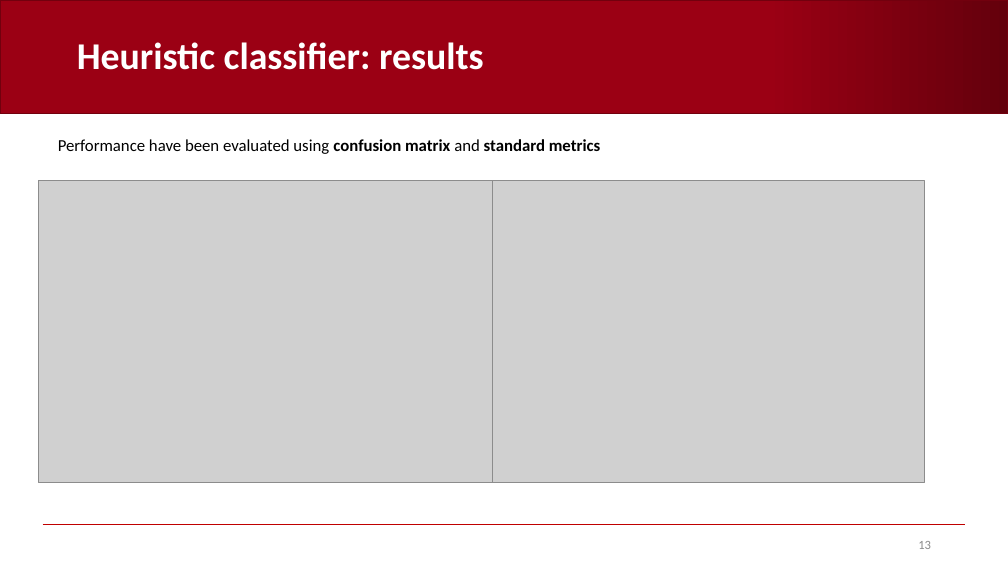
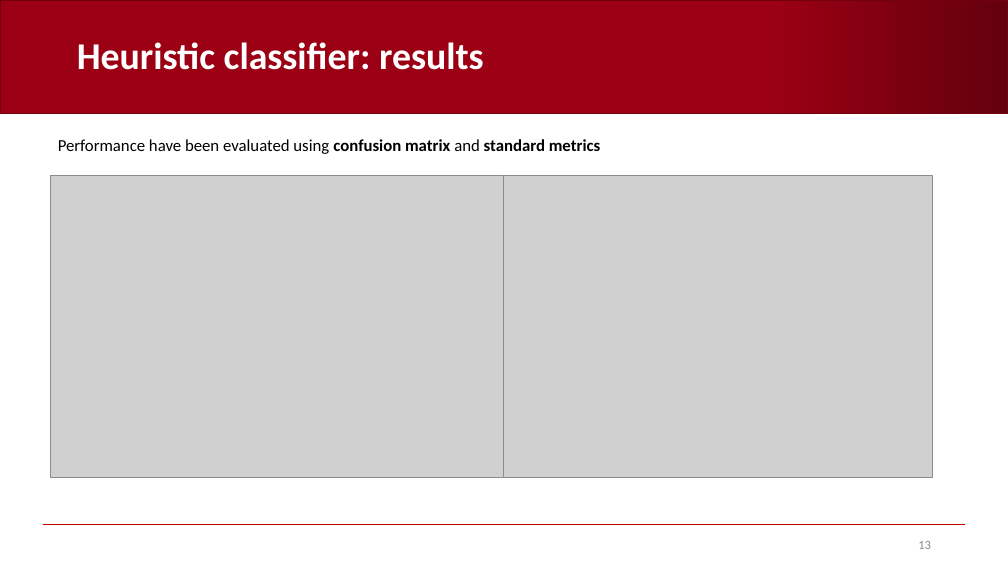
Before and after one commit to AndreaCorrado00/Tesi_magistrale_Corrado_Andrea, a slide deck: slide 13 of Documentation/5. Heuristic classifier.pptx. Drawn at 1008x567 pixels with LibreOffice and Linux fonts; fonts in the diff are those of the drawing; grey boxes stand for pictures; background and template pictures are left out. Boxes give left, top, right and bottom in pixels: in the first picture for what was removed or moved away, otherwise in the second. Text is boxed around its words. In the diff, an @@ line names an element or a change of style, - is before the commit and + after.

```diff
--- a/Documentation/5. Heuristic classifier.pptx
+++ b/Documentation/5. Heuristic classifier.pptx
@@ picture: place and size @@
-picture at <box>39,180,492,482</box>
+picture at <box>50,175,504,478</box>
@@ picture: place and size @@
-picture at <box>470,180,924,482</box>
+picture at <box>479,175,932,478</box>
@@ rectangle removed at <box>452,180,470,193</box> @@
```
Also in this commit, not shown: 3 other slides changed, 5 other files.
